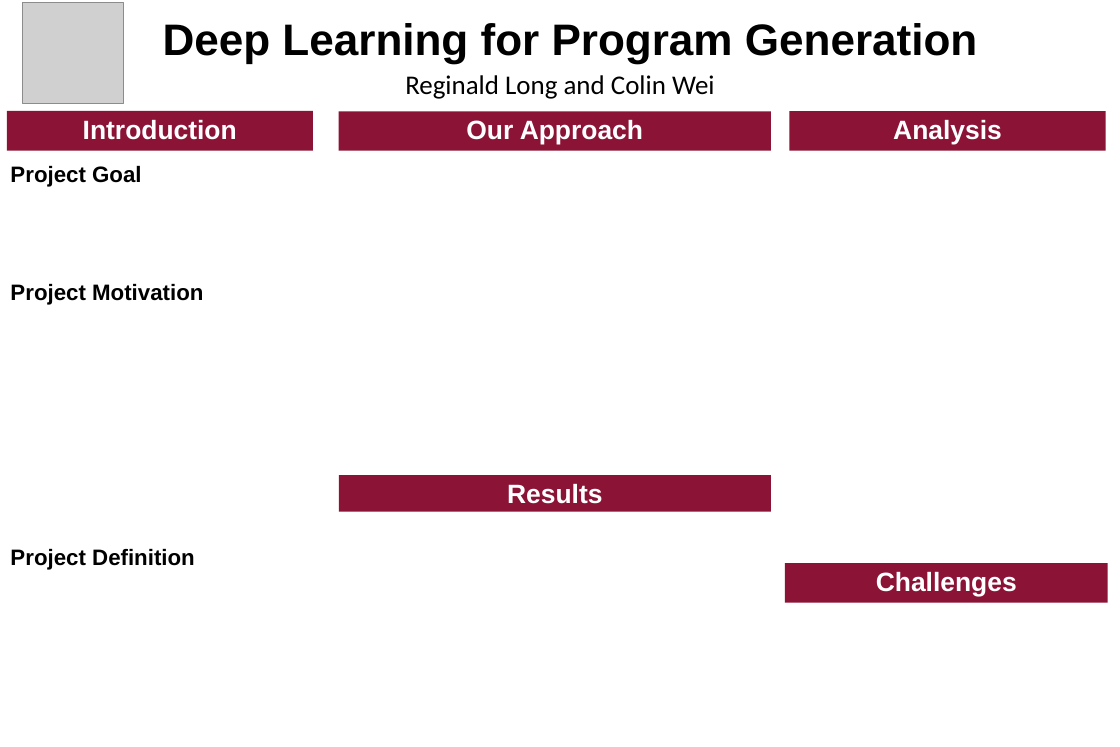
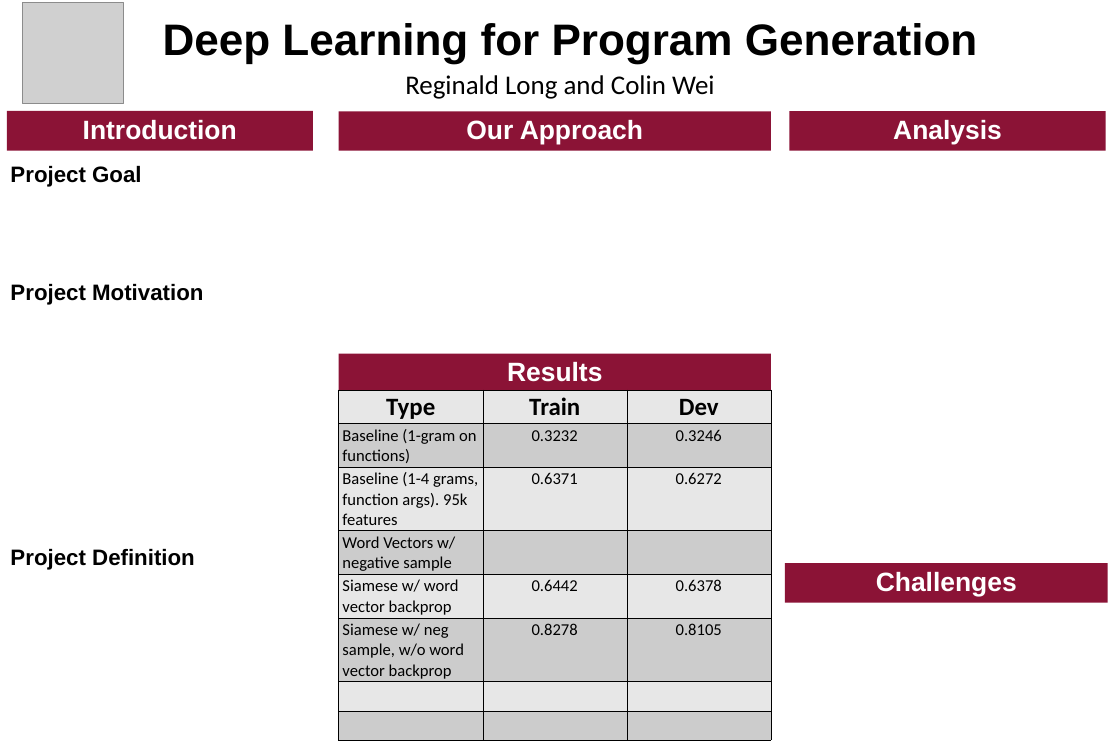
Before and after one commit to reggylong/program, a slide deck: slide 1 of poster.pptx. Drawn at 1120x747 pixels with LibreOffice and Linux fonts; fonts in the diff are those of the drawing; grey boxes stand for pictures. Boxes give left, top, right and bottom in pixels: in the first picture for what was removed or moved away, otherwise in the second. Text is boxed around its words. In the diff, an @@ line names an element or a change of style, - is before the commit and + after.

Commit message:
Added results

```diff
--- a/poster.pptx
+++ b/poster.pptx
@@ rectangle "Results" moved from (x1=339, y1=475, x2=771, y2=511) to (x1=339, y1=354, x2=771, y2=390) @@
@@ table added at (x1=339, y1=390, x2=771, y2=740), 8 rows, 3 columns @@
+Type | Train | Dev
+Baseline (1-gram on functions) | 0.3232 | 0.3246
+Baseline (1-4 grams, function args). 95k features | 0.6371 | 0.6272
+Word Vectors w/ negative sample |  | 
+Siamese w/ word vector backprop | 0.6442 | 0.6378
+Siamese w/ neg sample, w/o word vector backprop | 0.8278 | 0.8105
+ |  | 
+ |  | 
```
